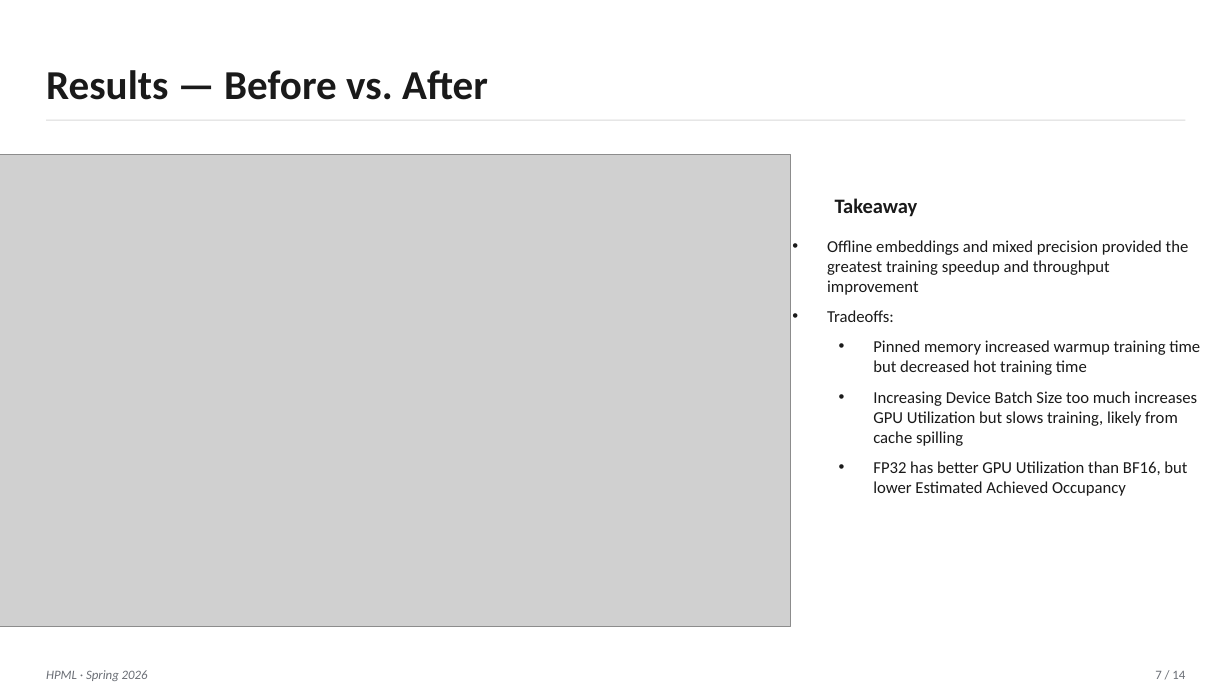
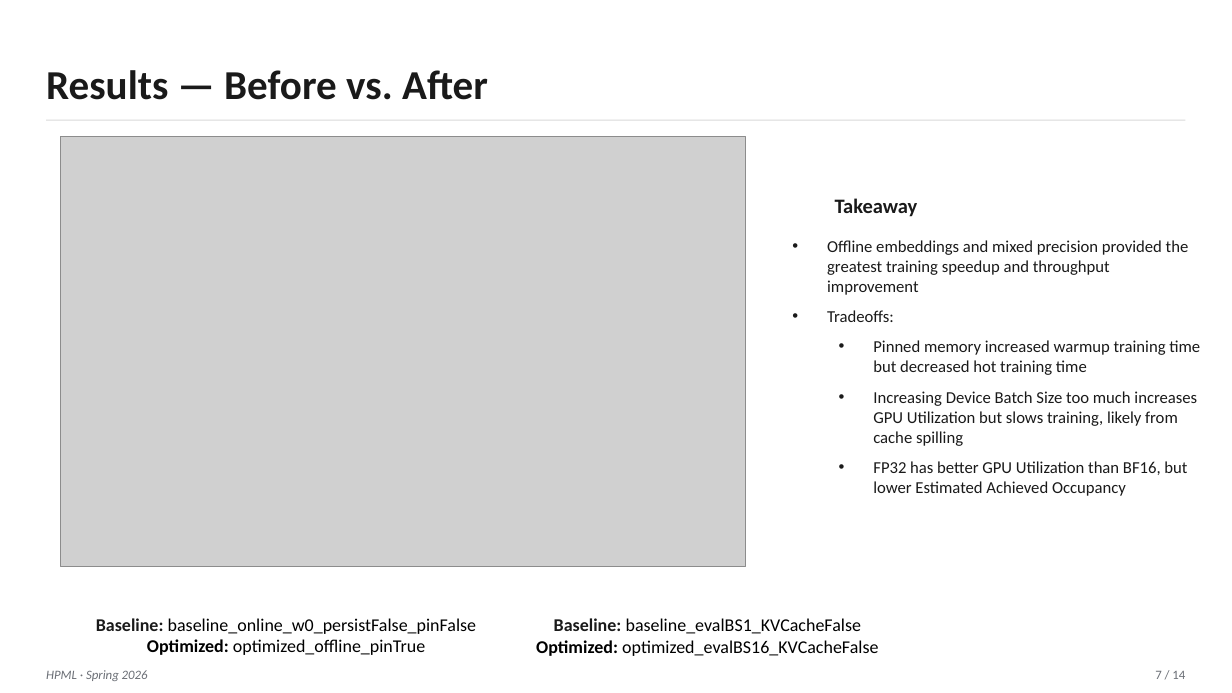
Before and after one commit to AlexanderSwartz/multimodal-nanochat, a slide deck: slide 8 of HPML_Final_Project_Presentation_as7629.pptx (slide 7 before the commit). Drawn at 1232x693 pixels with LibreOffice and Linux fonts; fonts in the diff are those of the drawing; grey boxes stand for pictures. Boxes give left, top, right and bottom in pixels: in the first picture for what was removed or moved away, otherwise in the second. Text is boxed around its words. In the diff, an @@ line names an element or a change of style, - is before the commit and + after.

```diff
--- a/HPML_Final_Project_Presentation_as7629.pptx
+++ b/HPML_Final_Project_Presentation_as7629.pptx
@@ picture: place and size @@
-picture at [0,154,791,626]
+picture at [61,137,746,567]
@@ text added at [96,618,476,655], 14 pt, text #000000 @@
+Baseline: baseline_online_w0_persistFalse_pinFalse
+Optimized: optimized_offline_pinTrue
@@ text added at [536,618,878,656], 14 pt, text #000000 @@
+Baseline: baseline_evalBS1_KVCacheFalse
+Optimized: optimized_evalBS16_KVCacheFalse
```
Also in this commit, not shown: 4 other slides changed, 1 slide added, 2 slides removed.
